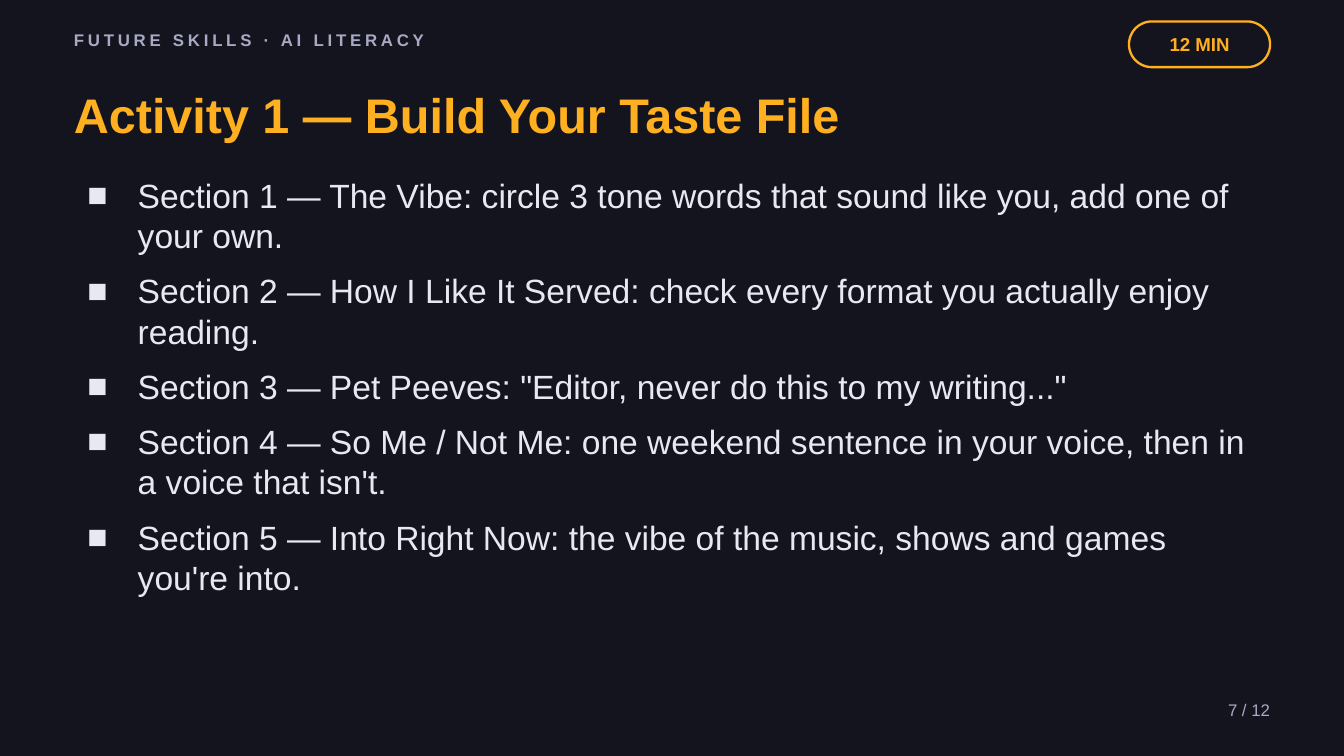
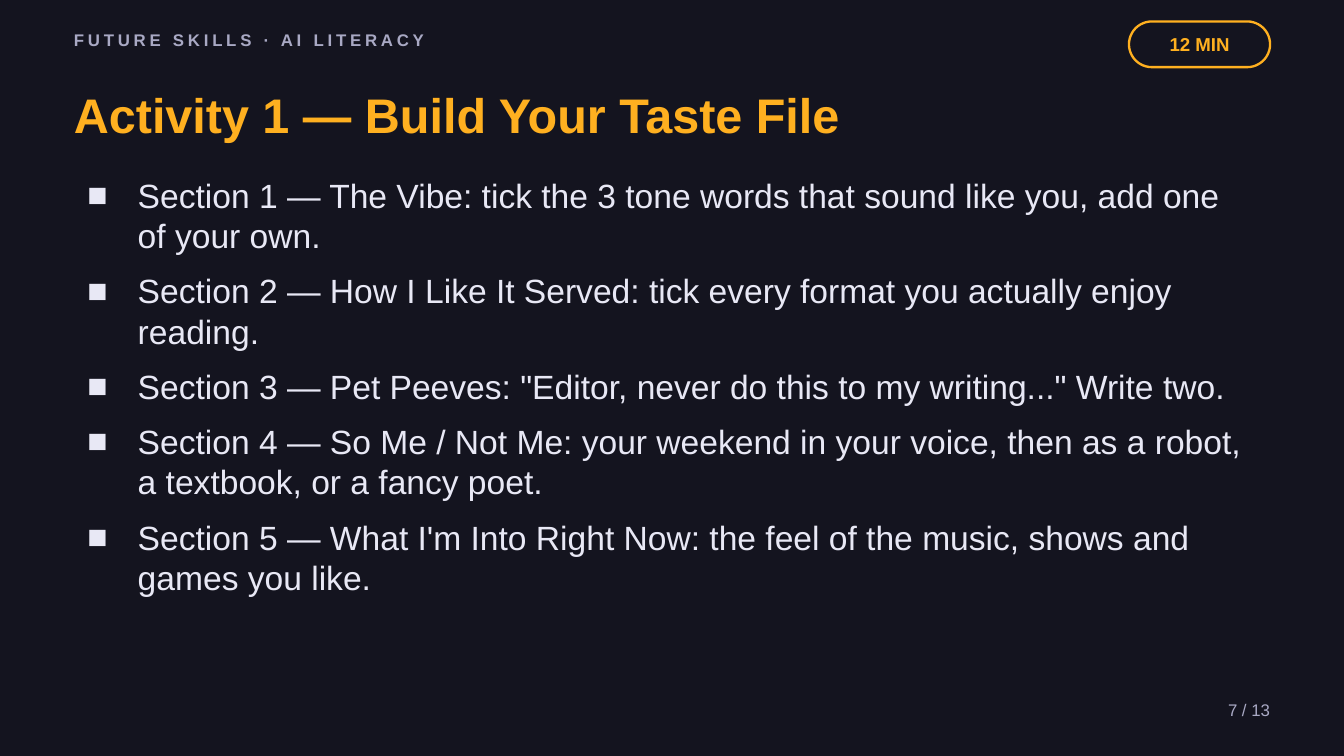
Before and after one commit to phiunit/tptphi, a slide deck: slide 7 of products/ai-taste-file/dist/Teach AI Your Taste - Slides.pptx. Drawn at 1344x756 pixels with LibreOffice and Linux fonts; fonts in the diff are those of the drawing. Boxes give left, top, right and bottom in pixels: in the first picture for what was removed or moved away, otherwise in the second. Text is boxed around its words. In the diff, an @@ line names an element or a change of style, - is before the commit and + after.

```diff
--- a/products/ai-taste-file/dist/Teach AI Your Taste - Slides.pptx
+++ b/products/ai-taste-file/dist/Teach AI Your Taste - Slides.pptx
@@ text at (x1=138, y1=183, x2=1241, y2=596): text changed @@
-■ Section 1 — The Vibe: circle 3 tone words that sound like you, add one of your own.
-■ Section 2 — How I Like It Served: check every format you actually enjoy reading.
-■ Section 3 — Pet Peeves: "Editor, never do this to my writing..."
-■ Section 4 — So Me / Not Me: one weekend sentence in your voice, then in a voice that isn't.
-■ Section 5 — Into Right Now: the vibe of the music, shows and games you're into.
+■ Section 1 — The Vibe: tick the 3 tone words that sound like you, add one of your own.
+■ Section 2 — How I Like It Served: tick every format you actually enjoy reading.
+■ Section 3 — Pet Peeves: "Editor, never do this to my writing..." Write two.
+■ Section 4 — So Me / Not Me: your weekend in your voice, then as a robot, a textbook, or a fancy poet.
+■ Section 5 — What I'm Into Right Now: the feel of the music, shows and games you like.
@@ text at (x1=1228, y1=704, x2=1270, y2=716): text changed @@
-7 / 12
+7 / 13
```
Also in this commit, not shown: 11 other slides changed, 1 slide added, 34 other files.
